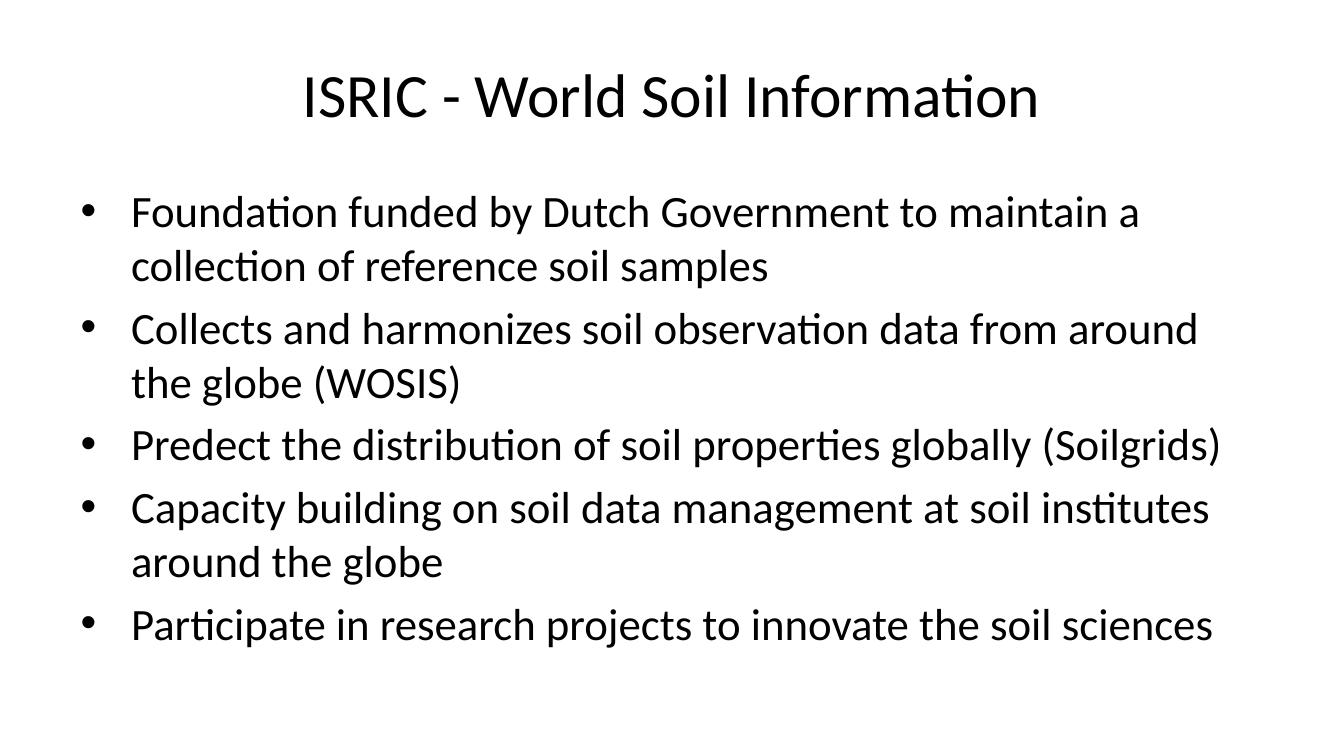
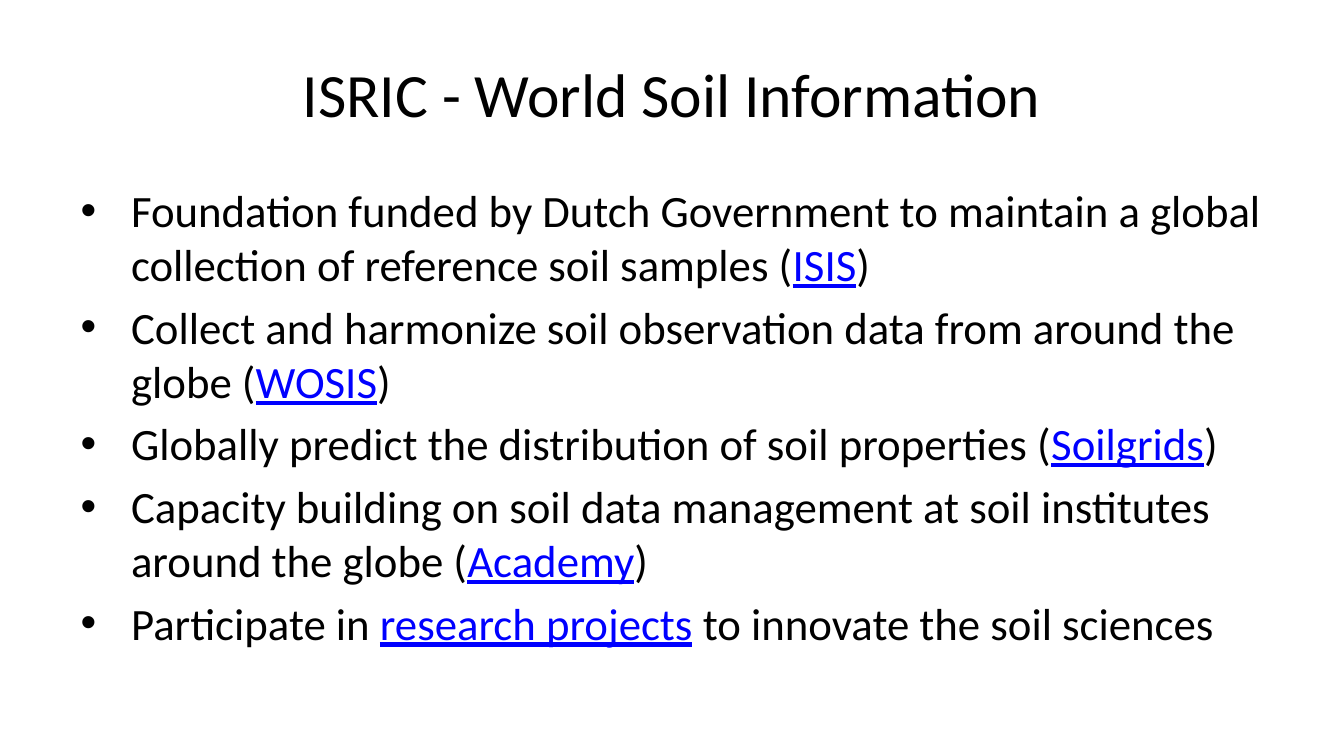
Before and after one commit to pvgenuchten/slides, a slide deck: slide 2 of slides/20250703-foss4gnl-opensource-at-isric.pptx. Drawn at 1344x756 pixels with LibreOffice and Linux fonts; fonts in the diff are those of the drawing. Boxes give left, top, right and bottom in pixels: in the first picture for what was removed or moved away, otherwise in the second. Text is boxed around its words. In the diff, an @@ line names an element or a change of style, - is before the commit and + after.

```diff
--- a/slides/20250703-foss4gnl-opensource-at-isric.pptx
+++ b/slides/20250703-foss4gnl-opensource-at-isric.pptx
@@ text at bbox=[131, 196, 1260, 585]: text changed @@
-• Foundation funded by Dutch Government to maintain a collection of reference soil samples
-• Collects and harmonizes soil observation data from around the globe (WOSIS)
-• Predect the distribution of soil properties globally (Soilgrids)
-• Capacity building on soil data management at soil institutes around the globe
+• Foundation funded by Dutch Government to maintain a global collection of reference soil samples (ISIS)
+• Collect and harmonize soil observation data from around the globe (WOSIS)
+• Globally predict the distribution of soil properties (Soilgrids)
+• Capacity building on soil data management at soil institutes around the globe (Academy)
@@ text at bbox=[131, 609, 1213, 648]: text colour #000000 to #0000FF, underline on in "research projects" @@
```
Also in this commit, not shown: 4 other slides changed, 13 slides added, 36 slides removed, 8 other files.
